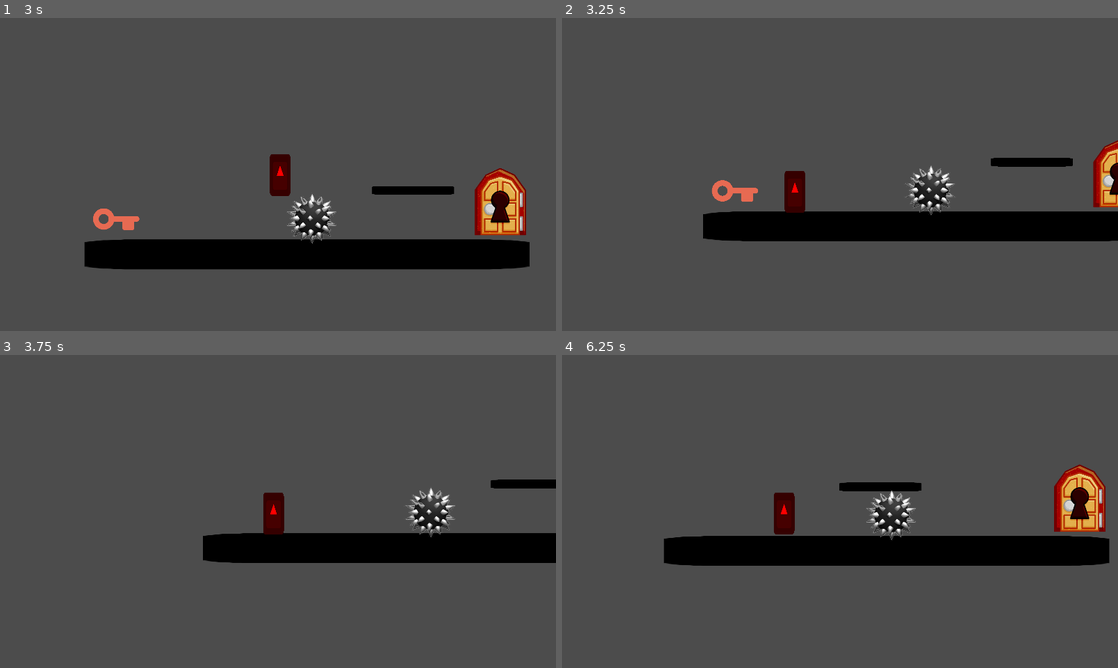
Above: before the commit, frames 1-4 (two rows, left to right).
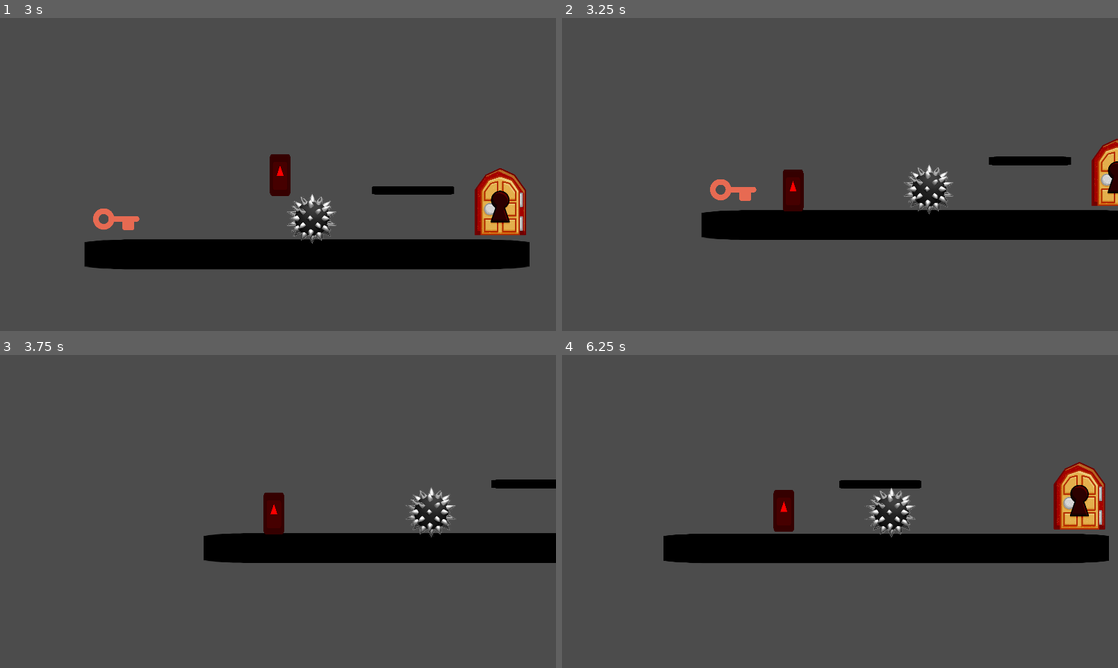
Above: after the commit, the same moments.

Repository: btzr-io/gwj-25
Game: Godot game, scene res://scenes/main_screen.tscn
The game is run twice, just before and just after one commit, with the same random seed, the same clock (stepped at 60 frames per second) and the same inputs. The engine's default icon, where the game draws it, is replaced by a stand-in: a white triangle on a blue panel in a dark square.
Inputs:
- Up to frame 1 (3 s): hold Right (player_move_right) 0.53-1.25 s; tap Up (player_jump) at 0.77, 2.27 s; click "start" at 1.25 s; hold Right (player_move_right) 2.03-2.78 s; hold Left (player_move_left) from 2.78 s (still down)
- Up to frame 2 (3.25 s): keep holding Left (player_move_left)
- Up to frame 3 (3.75 s): release Left (player_move_left) at 3.53 s; hold Right (player_move_right) from 3.53 s (still down)
- Up to frame 4 (6.25 s): tap Up (player_jump) at 3.77, 4.52, 5.27 s; release Right (player_move_right) at 5.03 s; hold Left (player_move_left) 5.03-5.78 s; hold Right (player_move_right) from 5.78 s (still down)

Frame 1 is identical in both runs. In frame 2, 2.1% of the frame differs, in the area x 25-100%, y 38-72%; in frame 3, 0.2%; in frame 4, 3.1%, in the area x 18-99%, y 34-68%.

Commit message:
shake screen on player damage

Diff:
--- a/scripts/player.gd
+++ b/scripts/player.gd
@@ -57,5 +57,6 @@
 
 func die():
 	#$Sprite.play("dead")
+	$Camera2D.add_trauma(0.8)
 	emit_signal("player_die")
 	pass
